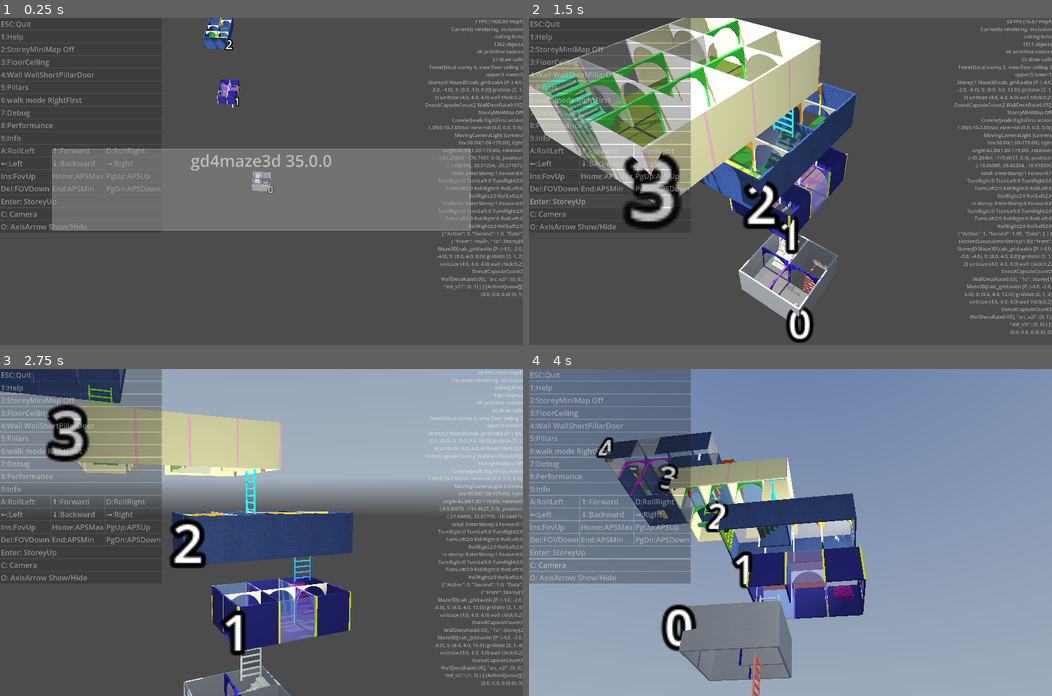
Above: before the commit, frames 1-4 (two rows, left to right).
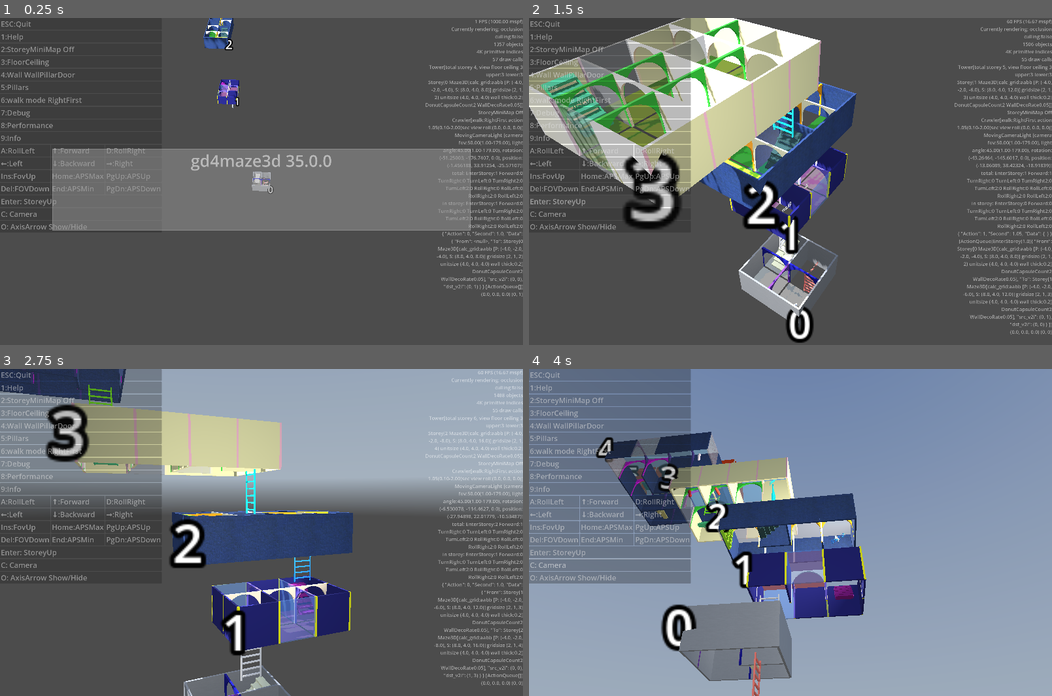
Above: after the commit, the same moments.

Repository: kasworld/gd4maze3d
Game: Godot game, scene res://main.tscn
Same seed, same stepped clock (60 frames per second), same inputs: the game is played once before the commit and once after it. A sky picture missing from this copy of the repository is replaced by a grey-blue gradient.
Inputs (mouse positions are in pixels of both pictures, inside the frame that each line leads up to):
- Up to frame 1 (0.25 s): no input
- Up to frame 2 (1.5 s): click "Enter: StoreyUp" at 0.5 s; click "Enter: StoreyUp" at 1.25 s
- Up to frame 3 (2.75 s): tap Enter at 2 s; move the mouse to (376, 516) at 2.02 s; hold Right from 2.03 s (still down); tap Q at 2.1 s; click (376, 516) at 2.17 s
- Up to frame 4 (4 s): move the mouse to (685, 548) at 2.77 s; release Right at 2.78 s; hold Down 2.78-3.53 s; tap E at 2.85 s; move the mouse to (842, 460) at 3.52 s; hold Right from 3.53 s (still down); tap 1 at 3.6 s

The runs differ from the first frame. In frame 1, less than 0.1% of the frame differs, in the area x 7-97%, y 7-19%; in frame 2, less than 0.1%; in frame 3, less than 0.1%; in frame 4, less than 0.1%.
Error in both runs: Invalid call. Nonexistent function 'enqueue_with_speed' in base 'RefCounted (ActionQueue)'. (res://main.gd:183)

Commit message:
del long wall, use short only

Diff:
--- a/maze_3d/maze_3d.gd
+++ b/maze_3d/maze_3d.gd
@@ -45,10 +45,8 @@
 	PreCalced.SizeV2 = Vector2(PreCalced.SizeV3.x, PreCalced.SizeV3.z)
 	PreCalced.SizeWithWallV2 = PreCalced.SizeV2 + Vector2(wall_thick, wall_thick)
 	PreCalced.SizeWithWallV3 = Vector3(PreCalced.SizeWithWallV2.x, cell_size.y, PreCalced.SizeWithWallV2.y)
-	PreCalced.WallSize_H_Long = Vector3(cell_size.x, cell_size.y, wall_thick)
-	PreCalced.WallSize_H_Short = PreCalced.WallSize_H_Long - Vector3(wall_thick, 0, 0)
-	PreCalced.WallSize_V_Long = Vector3(wall_thick, cell_size.y, cell_size.z)
-	PreCalced.WallSize_V_Short = PreCalced.WallSize_V_Long - Vector3(0, 0, wall_thick)
+	PreCalced.WallSize_H = Vector3(cell_size.x, cell_size.y, wall_thick) - Vector3(wall_thick, 0, 0)
+	PreCalced.WallSize_V = Vector3(wall_thick, cell_size.y, cell_size.z) - Vector3(0, 0, wall_thick)
 	#print_debug(PreCalced)
 	return self
 
@@ -175,10 +173,10 @@
 				else:
 					pos_list_H_main.append(calc_wall_pos_face_H(x,y))
 	maze_cells.iter_wall(add_wall_at)
-	make_wall_multi_shape($WallContainer/VMain, main_wall_mat, PreCalced.WallSize_V_Long, pos_list_V_main)
-	make_wall_multi_shape($WallContainer/HMain, main_wall_mat, PreCalced.WallSize_H_Long, pos_list_H_main)
-	make_wall_multi_shape($WallContainer/VSub, sub_wall_mat, PreCalced.WallSize_V_Long, pos_list_V_sub)
-	make_wall_multi_shape($WallContainer/HSub, sub_wall_mat, PreCalced.WallSize_H_Long, pos_list_H_sub)
+	make_wall_multi_shape($WallContainer/VMain, main_wall_mat, PreCalced.WallSize_V, pos_list_V_main)
+	make_wall_multi_shape($WallContainer/HMain, main_wall_mat, PreCalced.WallSize_H, pos_list_H_main)
+	make_wall_multi_shape($WallContainer/VSub, sub_wall_mat, PreCalced.WallSize_V, pos_list_V_sub)
+	make_wall_multi_shape($WallContainer/HSub, sub_wall_mat, PreCalced.WallSize_H, pos_list_H_sub)
 func make_wall_multi_shape(mms :MultiMeshShape, mat :Material, sz :Vector3, pos_list :Array) -> void:
 	var mesh := BoxMesh.new()
 	mesh.size = sz
@@ -198,9 +196,9 @@
 			Maze.Flag.North, Maze.Flag.South:
 				pos_list_H.append(calc_wall_pos_face_H(x,y))
 	maze_cells.iter_open(add_door_at)
-	var csgH := PropArchDoor.MakeArchDoorMeshH(PreCalced.WallSize_H_Short, door_matH, hole_rate)
+	var csgH := PropArchDoor.MakeArchDoorMeshH(PreCalced.WallSize_H, door_matH, hole_rate)
 	bake_door.call_deferred($DoorContainer/HDoor,pos_list_H, csgH)
-	var csgV := PropArchDoor.MakeArchDoorMeshV(PreCalced.WallSize_V_Short, door_matV, hole_rate)
+	var csgV := PropArchDoor.MakeArchDoorMeshV(PreCalced.WallSize_V, door_matV, hole_rate)
 	bake_door.call_deferred($DoorContainer/VDoor,pos_list_V, csgV)
 func bake_door(mms :MultiMeshShape, pos_list :Array, csg :CSGShape3D) -> void:
 	var sw := StopWatch.new("%s bake_door" % self)
@@ -248,37 +246,16 @@
 static func view_floor_ceiling_next(a :FloorCeiling) -> FloorCeiling:
 	return (a +1) % FloorCeiling.keys().size() as FloorCeiling
 
-func set_wall_size_long(b :bool) -> void:
-	if b:
-		$WallContainer/HMain.multimesh.mesh.size = PreCalced.WallSize_H_Long
-		$WallContainer/HSub.multimesh.mesh.size = PreCalced.WallSize_H_Long
-		$WallContainer/VMain.multimesh.mesh.size = PreCalced.WallSize_V_Long
-		$WallContainer/VSub.multimesh.mesh.size = PreCalced.WallSize_V_Long
-	else:
-		$WallContainer/HMain.multimesh.mesh.size = PreCalced.WallSize_H_Short
-		$WallContainer/HSub.multimesh.mesh.size = PreCalced.WallSize_H_Short
-		$WallContainer/VMain.multimesh.mesh.size = PreCalced.WallSize_V_Short
-		$WallContainer/VSub.multimesh.mesh.size = PreCalced.WallSize_V_Short
-
 func view_doors(b :bool) ->void:
 	$DoorContainer.visible = b
 
 func view_pillars(b :bool) -> void:
 	$BoxPillars.visible = b
 
-enum WallView {Off, Short, Long}
-func view_walls(v :WallView) -> void:
-	match v:
-		WallView.Off:
-			$WallContainer.visible = false
-		WallView.Short:
-			$WallContainer.visible = true
-			set_wall_size_long(false)
-		WallView.Long:
-			$WallContainer.visible = true
-			set_wall_size_long(true)
-
-enum WallPillarDoorView {AllOff, WallShort, WallLong, WallShortPillar, Pillar, WallShortDoor, WallShortPillarDoor, PillarDoor}
+func view_walls(b :bool) -> void:
+	$WallContainer.visible = b
+
+enum WallPillarDoorView {AllOff, Wall, WallPillar, Pillar, WallDoor, WallPillarDoor, PillarDoor}
 static func wallpillardoorview2str(vd :WallPillarDoorView) -> String:
 	return WallPillarDoorView.keys()[vd]
 static func wallpillardoorview_next(a :WallPillarDoorView) -> WallPillarDoorView:
@@ -287,40 +264,31 @@
 func set_wallpillardoor_view_mode(w :WallPillarDoorView) -> void:
 	match w:
 		WallPillarDoorView.AllOff:
-			view_walls(WallView.Off)
+			view_walls(false)
 			view_pillars(false)
 			view_doors(false)
-		WallPillarDoorView.WallLong:
-			view_walls(WallView.Long)
-			set_wall_size_long(true)
+		WallPillarDoorView.Wall:
+			view_walls(true)
 			view_pillars(false)
 			view_doors(false)
-		WallPillarDoorView.WallShort:
-			view_walls(WallView.Short)
-			set_wall_size_long(false)
-			view_pillars(false)
-			view_doors(false)
-		WallPillarDoorView.WallShortPillar:
-			view_walls(WallView.Short)
-			set_wall_size_long(false)
+		WallPillarDoorView.WallPillar:
+			view_walls(true)
 			view_pillars(true)
 			view_doors(false)
 		WallPillarDoorView.Pillar:
-			view_walls(WallView.Off)
+			view_walls(false)
 			view_pillars(true)
 			view_doors(false)
-		WallPillarDoorView.WallShortDoor:
-			view_walls(WallView.Short)
-			set_wall_size_long(false)
+		WallPillarDoorView.WallDoor:
+			view_walls(true)
 			view_pillars(false)
 			view_doors(true)
-		WallPillarDoorView.WallShortPillarDoor:
-			view_walls(WallView.Short)
-			set_wall_size_long(false)
+		WallPillarDoorView.WallPillarDoor:
+			view_walls(true)
 			view_pillars(true)
 			view_doors(true)
 		WallPillarDoorView.PillarDoor:
-			view_walls(WallView.Off)
+			view_walls(false)
 			view_pillars(true)
 			view_doors(true)
 
--- a/tower/tower.gd
+++ b/tower/tower.gd
@@ -24,7 +24,7 @@
 	for i in storey_list.size():
 		storey_list[i].get_maze3d().view_floor_ceiling(v)
 
-var view_wallpillardoor :Maze3D.WallPillarDoorView = Maze3D.WallPillarDoorView.WallShortPillarDoor
+var view_wallpillardoor :Maze3D.WallPillarDoorView = Maze3D.WallPillarDoorView.WallPillarDoor
 func view_wallpillardoor_next() -> void:
 	view_wallpillardoor = Maze3D.wallpillardoorview_next(view_wallpillardoor)
 	set_wallpillardoor_view_mode(view_wallpillardoor)
